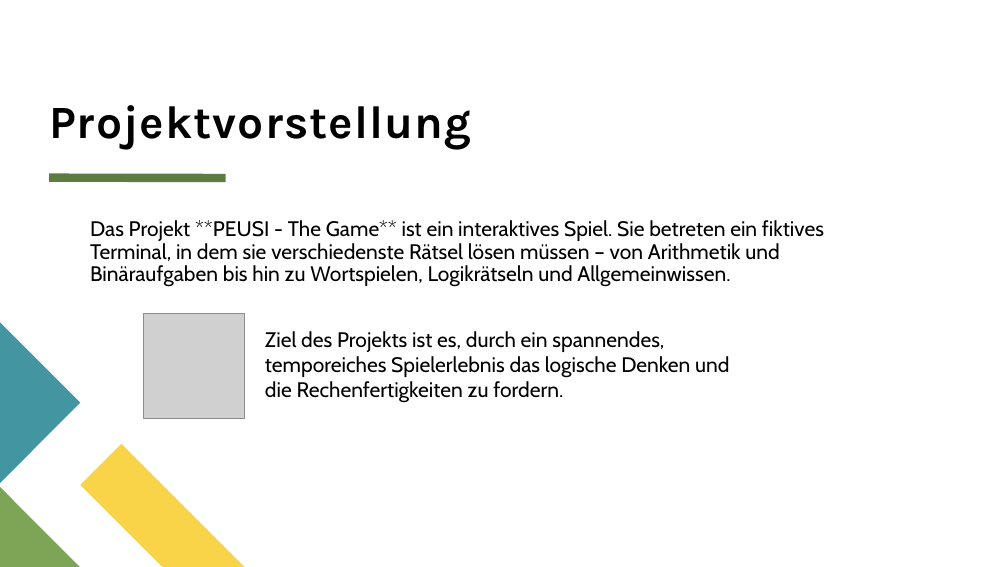
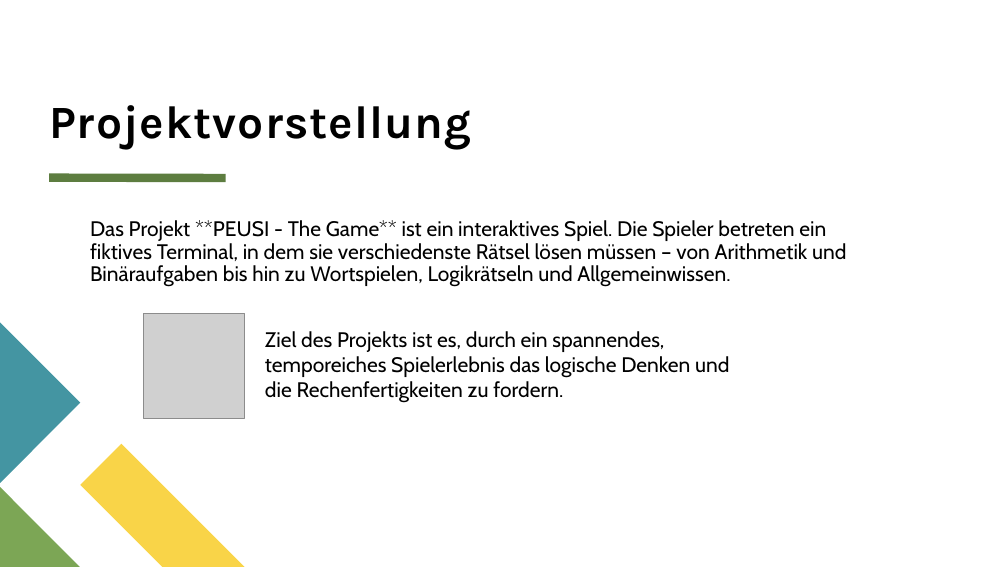
Before and after one commit to Haeusele83/Peusi_the-game, a slide deck: slide 3 of docs/FEUSI – The Game.pptx. Drawn at 1008x567 pixels with LibreOffice and Linux fonts; fonts in the diff are those of the drawing; grey boxes stand for pictures. Boxes give left, top, right and bottom in pixels: in the first picture for what was removed or moved away, otherwise in the second. Text is boxed around its words. In the diff, an @@ line names an element or a change of style, - is before the commit and + after.

```diff
--- a/docs/FEUSI – The Game.pptx
+++ b/docs/FEUSI – The Game.pptx
@@ text at box(90, 220, 846, 287): text changed @@
-Das Projekt **PEUSI - The Game** ist ein interaktives Spiel. Sie betreten ein fiktives Terminal, in dem sie verschiedenste Rätsel lösen müssen – von Arithmetik und Binäraufgaben bis hin zu Wortspielen, Logikrätseln und Allgemeinwissen.
+Das Projekt **PEUSI - The Game** ist ein interaktives Spiel. Die Spieler betreten ein fiktives Terminal, in dem sie verschiedenste Rätsel lösen müssen – von Arithmetik und Binäraufgaben bis hin zu Wortspielen, Logikrätseln und Allgemeinwissen.
```
Also in this commit, not shown: 2 other slides changed, 1 slide added.
